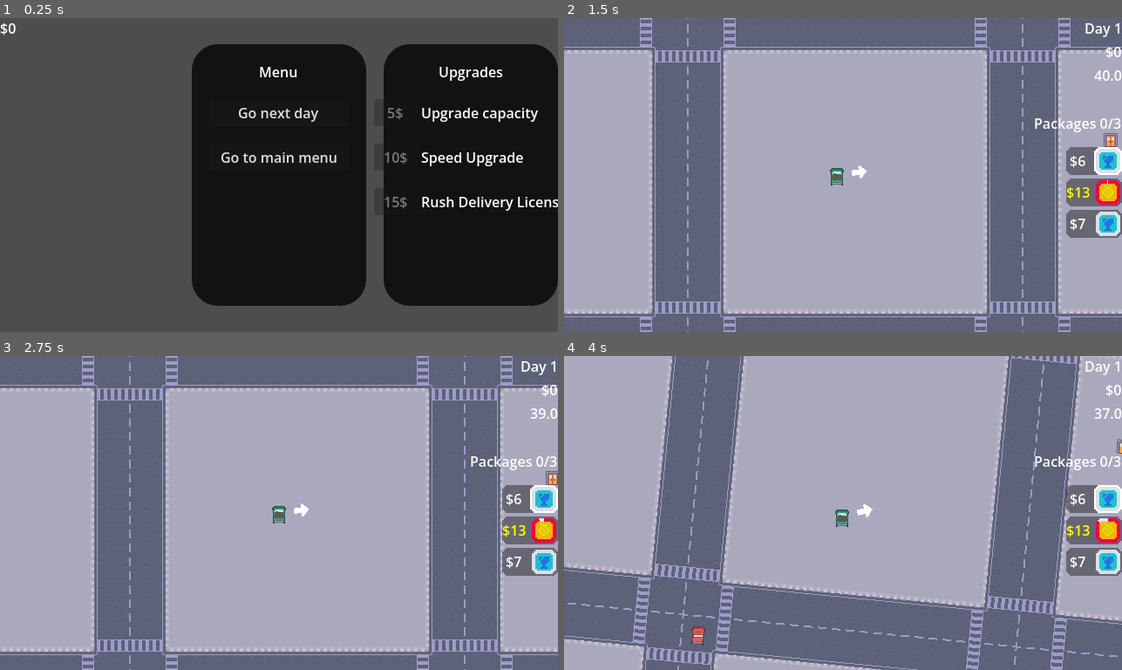
Above: before the commit, frames 1-4 (two rows, left to right).
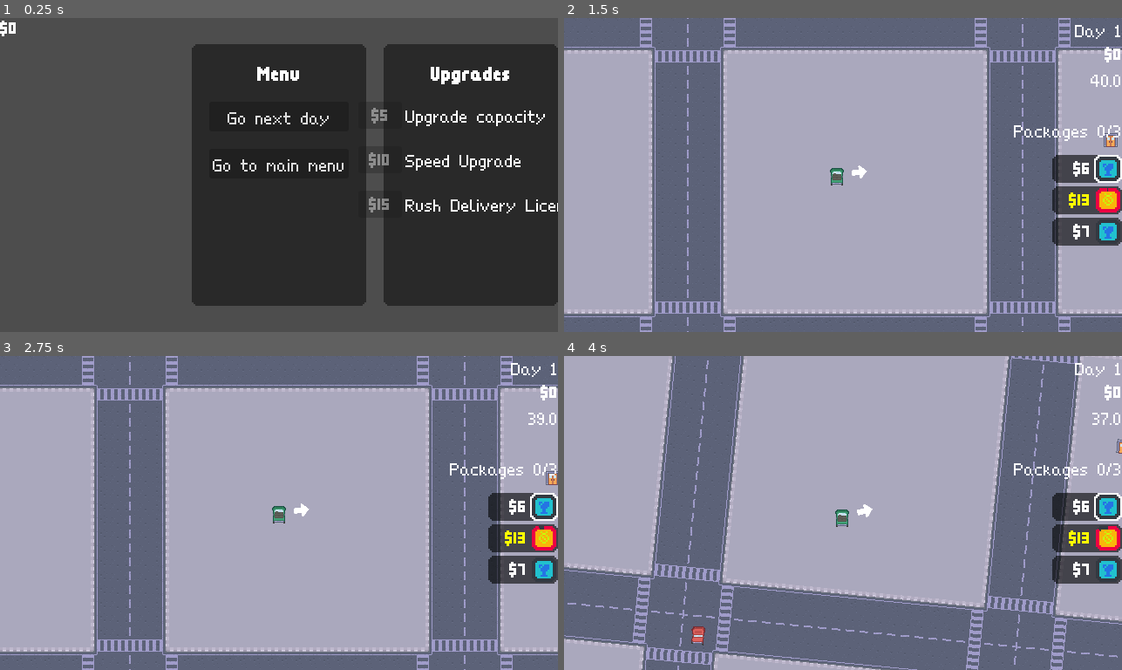
Above: after the commit, the same moments.

Repository: ruben-velasquez/rush-and-deliver
Game: Godot game, scene res://scenes/upgrade_menu.tscn
Same seed, same stepped clock (60 frames per second), same inputs: the game is played once before the commit and once after it. This scene is started directly instead of the project's main scene.
Inputs:
- Up to frame 1 (0.25 s): no input
- Up to frame 2 (1.5 s): click "Go to main menu" at 0.5 s; click "Start" at 1.25 s
- Up to frame 3 (2.75 s): hold D (right) from 2.03 s (still down)
- Up to frame 4 (4 s): tap Enter at 2.75 s; release D (right) at 2.78 s; hold S (down) 2.78-3.53 s; hold D (right) from 3.53 s (still down)

The runs differ from the first frame. In frame 1, 4.0% of the frame differs, in the area x 0-100%, y 0-92%; in frame 2, 4.3%, in the area x 80-100%, y 1-73%; in frame 3, 4.3%; in frame 4, 4.3%.

Commit message:
feat(ui): add pixel fonts for menus

Diff:
--- /dev/null
+++ b/Themes/bold_label.tres
@@ -0,0 +1,7 @@
+[gd_resource type="LabelSettings" format=3 uid="uid://dxuhccns20xjt"]
+
+[ext_resource type="FontFile" uid="uid://cii5lx74hbeme" path="res://fonts/Retro2.ttf" id="1_6mqpx"]
+
+[resource]
+font = ExtResource("1_6mqpx")
+font_size = 64
--- /dev/null
+++ b/Themes/bold_theme.tres
@@ -0,0 +1,7 @@
+[gd_resource type="Theme" format=3 uid="uid://neqkt8wtm3g2"]
+
+[ext_resource type="FontFile" uid="uid://c0o2fmfu3ws2e" path="res://fonts/Retro5.ttf" id="1_0pt7r"]
+
+[resource]
+default_font = ExtResource("1_0pt7r")
+default_font_size = 32
--- /dev/null
+++ b/Themes/bolder_label.tres
@@ -0,0 +1,7 @@
+[gd_resource type="LabelSettings" format=3 uid="uid://be0wqcvpuy1y4"]
+
+[ext_resource type="FontFile" uid="uid://c0o2fmfu3ws2e" path="res://fonts/Retro5.ttf" id="1_ifyyt"]
+
+[resource]
+font = ExtResource("1_ifyyt")
+font_size = 32
--- /dev/null
+++ b/Themes/money_theme.tres
@@ -0,0 +1,11 @@
+[gd_resource type="Theme" format=3 uid="uid://bfck3uu58nkqx"]
+
+[ext_resource type="FontFile" uid="uid://cii5lx74hbeme" path="res://fonts/Retro2.ttf" id="1_f7ssh"]
+
+[sub_resource type="FontVariation" id="FontVariation_f7ssh"]
+base_font = ExtResource("1_f7ssh")
+spacing_top = -9
+
+[resource]
+default_font = SubResource("FontVariation_f7ssh")
+default_font_size = 40
--- a/Themes/popup_theme.tres
+++ b/Themes/popup_theme.tres
@@ -1,7 +1,13 @@
-[gd_resource type="StyleBoxFlat" format=3 uid="uid://biwmc72m52d64"]
+[gd_resource type="StyleBoxTexture" format=3 uid="uid://biwmc72m52d64"]
+
+[ext_resource type="Texture2D" uid="uid://lqbwcn5mf2g4" path="res://assets/pixel_panel.png" id="1_4imvb"]
 
 [resource]
-corner_radius_top_left = 30
-corner_radius_top_right = 30
-corner_radius_bottom_right = 30
-corner_radius_bottom_left = 30
+texture = ExtResource("1_4imvb")
+texture_margin_left = 6.0
+texture_margin_top = 6.0
+texture_margin_right = 6.0
+texture_margin_bottom = 6.0
+axis_stretch_horizontal = 1
+region_rect = Rect2(0, 0, 32, 16)
+modulate_color = Color(0, 0, 0, 0.6039216)
--- /dev/null
+++ b/Themes/thin_label.tres
@@ -0,0 +1,7 @@
+[gd_resource type="LabelSettings" format=3 uid="uid://jd6rkmvlmdsk"]
+
+[ext_resource type="FontFile" uid="uid://bpe4d7416mucp" path="res://fonts/Retro4.ttf" id="1_0skiu"]
+
+[resource]
+font = ExtResource("1_0skiu")
+font_size = 32
--- /dev/null
+++ b/Themes/thin_theme.tres
@@ -0,0 +1,7 @@
+[gd_resource type="Theme" format=3 uid="uid://dxq1iwfqqk64s"]
+
+[ext_resource type="FontFile" uid="uid://bpe4d7416mucp" path="res://fonts/Retro4.ttf" id="1_m5o3c"]
+
+[resource]
+default_font = ExtResource("1_m5o3c")
+default_font_size = 32
--- a/scenes/finish_popup.tscn
+++ b/scenes/finish_popup.tscn
@@ -3,6 +3,8 @@
 [ext_resource type="Script" uid="uid://bk7l3nkmi2rqp" path="res://scripts/change_scene_button.gd" id="1_ifh4c"]
 [ext_resource type="Script" uid="uid://bu8my4i183i63" path="res://scripts/day_ended_popup.gd" id="1_vrxb5"]
 [ext_resource type="StyleBox" uid="uid://biwmc72m52d64" path="res://Themes/popup_theme.tres" id="2_ucxxj"]
+[ext_resource type="Theme" uid="uid://neqkt8wtm3g2" path="res://Themes/bold_theme.tres" id="3_eisdi"]
+[ext_resource type="Theme" uid="uid://dxq1iwfqqk64s" path="res://Themes/thin_theme.tres" id="4_pl7ld"]
 
 [node name="FinishPopup" type="Control" unique_id=537636974 node_paths=PackedStringArray("info")]
 layout_mode = 3
@@ -41,12 +43,13 @@
 
 [node name="Title" type="Label" parent="Panel/VBoxContainer" unique_id=2116667913]
 layout_mode = 2
-theme_override_font_sizes/font_size = 22
+theme = ExtResource("3_eisdi")
 text = "Day ended"
 horizontal_alignment = 1
 
 [node name="RichTextLabel" type="RichTextLabel" parent="Panel/VBoxContainer" unique_id=5753341]
 layout_mode = 2
+theme = ExtResource("4_pl7ld")
 bbcode_enabled = true
 text = "Food: [color=red]-15$[/color]
 Money: 50$"
@@ -55,18 +58,14 @@
 
 [node name="ContinueButton" type="Button" parent="Panel/VBoxContainer" unique_id=2143320266]
 layout_mode = 2
-theme_override_constants/outline_size = 10
-theme_override_constants/h_separation = 0
-theme_override_constants/icon_max_width = 50
+theme = ExtResource("4_pl7ld")
 text = "Continue"
 script = ExtResource("1_ifh4c")
 sceneToLoad = "uid://dr4qd4cw401nu"
 
 [node name="MainMenuButton" type="Button" parent="Panel/VBoxContainer" unique_id=1737862094]
 layout_mode = 2
-theme_override_constants/outline_size = 10
-theme_override_constants/h_separation = 0
-theme_override_constants/icon_max_width = 50
+theme = ExtResource("4_pl7ld")
 text = "Go to main menu"
 script = ExtResource("1_ifh4c")
 sceneToLoad = "uid://dn8dlbfrm5smc"
--- a/scenes/game_over_screen.tscn
+++ b/scenes/game_over_screen.tscn
@@ -4,6 +4,8 @@
 [ext_resource type="Script" uid="uid://bu8my4i183i63" path="res://scripts/day_ended_popup.gd" id="1_wa2qn"]
 [ext_resource type="Script" uid="uid://cxft821be6h1g" path="res://scripts/restart_game_button.gd" id="2_61w2s"]
 [ext_resource type="Script" uid="uid://bk7l3nkmi2rqp" path="res://scripts/change_scene_button.gd" id="3_wa2qn"]
+[ext_resource type="LabelSettings" uid="uid://be0wqcvpuy1y4" path="res://Themes/bolder_label.tres" id="3_xx0b3"]
+[ext_resource type="Theme" uid="uid://dxq1iwfqqk64s" path="res://Themes/thin_theme.tres" id="4_5i0af"]
 
 [node name="GameOverScreen" type="Control" unique_id=2100203153 node_paths=PackedStringArray("info")]
 layout_mode = 3
@@ -13,7 +15,7 @@
 grow_horizontal = 2
 grow_vertical = 2
 script = ExtResource("1_wa2qn")
-info = NodePath("Panel/VBoxContainer/RichTextLabel")
+info = NodePath("Panel/Content/VBoxContainer/RichTextLabel")
 
 [node name="Panel" type="Panel" parent="." unique_id=1195852545]
 self_modulate = Color(0.003921569, 0, 0, 0.7647059)
@@ -31,7 +33,21 @@
 grow_vertical = 2
 theme_override_styles/panel = ExtResource("1_iwahs")
 
-[node name="VBoxContainer" type="VBoxContainer" parent="Panel" unique_id=61910464]
+[node name="Content" type="Control" parent="Panel" unique_id=1664439548]
+layout_mode = 1
+anchors_preset = 8
+anchor_left = 0.5
+anchor_top = 0.5
+anchor_right = 0.5
+anchor_bottom = 0.5
+offset_left = -115.0
+offset_top = -145.0
+offset_right = 115.0
+offset_bottom = 145.0
+grow_horizontal = 2
+grow_vertical = 2
+
+[node name="VBoxContainer" type="VBoxContainer" parent="Panel/Content" unique_id=61910464]
 layout_mode = 1
 anchors_preset = 15
 anchor_right = 1.0
@@ -40,26 +56,31 @@
 grow_vertical = 2
 theme_override_constants/separation = 20
 
-[node name="Label" type="Label" parent="Panel/VBoxContainer" unique_id=1541022595]
+[node name="Label" type="Label" parent="Panel/Content/VBoxContainer" unique_id=1541022595]
 layout_mode = 2
 theme_override_font_sizes/font_size = 22
 text = "Game Over"
+label_settings = ExtResource("3_xx0b3")
 horizontal_alignment = 1
 
-[node name="RichTextLabel" type="RichTextLabel" parent="Panel/VBoxContainer" unique_id=1852921387]
+[node name="RichTextLabel" type="RichTextLabel" parent="Panel/Content/VBoxContainer" unique_id=1852921387]
 layout_mode = 2
+theme = ExtResource("4_5i0af")
+theme_override_colors/default_color = Color(1, 1, 1, 1)
 bbcode_enabled = true
 text = "[Info]"
 fit_content = true
 horizontal_alignment = 1
 
-[node name="TryAgainButton" type="Button" parent="Panel/VBoxContainer" unique_id=1873165246]
+[node name="TryAgainButton" type="Button" parent="Panel/Content/VBoxContainer" unique_id=1873165246]
 layout_mode = 2
+theme = ExtResource("4_5i0af")
 text = "Try again"
 script = ExtResource("2_61w2s")
 
-[node name="MainMenuButton" type="Button" parent="Panel/VBoxContainer" unique_id=613103596]
+[node name="MainMenuButton" type="Button" parent="Panel/Content/VBoxContainer" unique_id=613103596]
 layout_mode = 2
+theme = ExtResource("4_5i0af")
 text = "Go to main menu"
 script = ExtResource("3_wa2qn")
 sceneToLoad = "uid://dn8dlbfrm5smc"
--- a/scenes/game_ui.tscn
+++ b/scenes/game_ui.tscn
@@ -1,8 +1,10 @@
 [gd_scene format=3 uid="uid://y57ny3m78jgd"]
 
+[ext_resource type="LabelSettings" uid="uid://jd6rkmvlmdsk" path="res://Themes/thin_label.tres" id="1_djwj0"]
 [ext_resource type="Script" uid="uid://cm563ne4yrfyj" path="res://scripts/day_label.gd" id="1_u001w"]
 [ext_resource type="Script" uid="uid://dm8n6p04kyns1" path="res://scripts/money_label.gd" id="1_yubou"]
 [ext_resource type="Script" uid="uid://kfwi6o6bgg5" path="res://scripts/timer.gd" id="2_rns2u"]
+[ext_resource type="Theme" uid="uid://bfck3uu58nkqx" path="res://Themes/money_theme.tres" id="3_e0pfi"]
 [ext_resource type="Script" uid="uid://cudx08m51indf" path="res://scripts/packages_info.gd" id="4_u2dgd"]
 [ext_resource type="Script" uid="uid://530o6888woxd" path="res://scripts/upgrades_ui.gd" id="5_bt76a"]
 
@@ -35,11 +37,13 @@
 [node name="DayLabel" type="Label" parent="Layout/Info" unique_id=1175414367]
 layout_mode = 2
 text = "Day 1"
+label_settings = ExtResource("1_djwj0")
 horizontal_alignment = 2
 script = ExtResource("1_u001w")
 
 [node name="MoneyLabel" type="Label" parent="Layout/Info" unique_id=1811965428]
 layout_mode = 2
+theme = ExtResource("3_e0pfi")
 text = "$0"
 horizontal_alignment = 2
 script = ExtResource("1_yubou")
@@ -47,6 +51,7 @@
 [node name="TimerLabel" type="Label" parent="Layout/Info" unique_id=1624639429 node_paths=PackedStringArray("timer")]
 layout_mode = 2
 text = "0:00"
+label_settings = ExtResource("1_djwj0")
 horizontal_alignment = 2
 script = ExtResource("2_rns2u")
 timer = NodePath("Timer")
@@ -65,6 +70,7 @@
 [node name="PackagesLabel" type="Label" parent="Layout/PackagesInfo" unique_id=20969400]
 layout_mode = 2
 text = "Packages 0/3"
+label_settings = ExtResource("1_djwj0")
 horizontal_alignment = 2
 
 [node name="PackagesStatus" type="VBoxContainer" parent="Layout/PackagesInfo" unique_id=1437862609]
@@ -76,6 +82,7 @@
 layout_mode = 2
 text = "All packages are shipped.
 Go to the shipping office"
+label_settings = ExtResource("1_djwj0")
 horizontal_alignment = 2
 
 [node name="Upgrades" type="HBoxContainer" parent="." unique_id=1954800613]
--- a/scenes/main_menu.tscn
+++ b/scenes/main_menu.tscn
@@ -2,6 +2,7 @@
 
 [ext_resource type="Script" uid="uid://cft86kstfxmbc" path="res://scripts/scene_manager.gd" id="1_bqqt6"]
 [ext_resource type="Script" uid="uid://bk7l3nkmi2rqp" path="res://scripts/change_scene_button.gd" id="1_ekxnf"]
+[ext_resource type="Theme" uid="uid://dxq1iwfqqk64s" path="res://Themes/thin_theme.tres" id="2_bqqt6"]
 
 [node name="Scene" type="Node2D" unique_id=1615516784]
 script = ExtResource("1_bqqt6")
@@ -32,12 +33,14 @@
 
 [node name="StartButton" type="Button" parent="CanvasLayer/MainMenu/VBoxContainer" unique_id=1352524173]
 layout_mode = 2
+theme = ExtResource("2_bqqt6")
 text = "Start"
 script = ExtResource("1_ekxnf")
 sceneToLoad = "uid://ct2fvys2eo5d4"
 
 [node name="ExitButton" type="Button" parent="CanvasLayer/MainMenu/VBoxContainer" unique_id=1880869476]
 layout_mode = 2
+theme = ExtResource("2_bqqt6")
 text = "Exit"
 script = ExtResource("1_ekxnf")
 buttonType = 1
--- a/scenes/package_icon.tscn
+++ b/scenes/package_icon.tscn
@@ -1,14 +1,11 @@
 [gd_scene format=3 uid="uid://jbvay8bpua7p"]
 
 [ext_resource type="Texture2D" uid="uid://b7odf3tayqn8v" path="res://assets/package_properties_icons.png" id="1_2jlq2"]
-[ext_resource type="Texture2D" uid="uid://lqbwcn5mf2g4" path="res://assets/pixel_panel.png" id="1_tomo5"]
+[ext_resource type="StyleBox" uid="uid://biwmc72m52d64" path="res://Themes/popup_theme.tres" id="1_ll1fo"]
 [ext_resource type="Texture2D" uid="uid://dv0rhu8kpl5pi" path="res://assets/icon_fill.png" id="2_8jd6q"]
 [ext_resource type="Script" uid="uid://c7gf8xcdxld16" path="res://scripts/package_icon.gd" id="3_8jd6q"]
 [ext_resource type="Texture2D" uid="uid://lrpt8dw3fa4j" path="res://assets/icon_selected_outline.png" id="4_d0foq"]
-
-[sub_resource type="StyleBoxTexture" id="StyleBoxTexture_ll1fo"]
-texture = ExtResource("1_tomo5")
-modulate_color = Color(0, 0, 0, 0.39215687)
+[ext_resource type="Theme" uid="uid://bfck3uu58nkqx" path="res://Themes/money_theme.tres" id="5_ll1fo"]
 
 [sub_resource type="AtlasTexture" id="AtlasTexture_8jd6q"]
 atlas = ExtResource("1_2jlq2")
@@ -31,12 +28,12 @@
 region = Rect2(0, 32, 16, 16)
 
 [node name="Panel" type="Panel" unique_id=1816813380 node_paths=PackedStringArray("progress_bar", "reward_label")]
-custom_minimum_size = Vector2(64, 32)
+custom_minimum_size = Vector2(80, 32)
 offset_left = 9.0
 offset_top = 32.0
 offset_right = 73.0
 offset_bottom = 64.0
-theme_override_styles/panel = SubResource("StyleBoxTexture_ll1fo")
+theme_override_styles/panel = ExtResource("1_ll1fo")
 script = ExtResource("3_8jd6q")
 progress_bar = NodePath("HBoxContainer/PackageIcon")
 reward_label = NodePath("HBoxContainer/Reward")
@@ -47,17 +44,21 @@
 seleted_outline = ExtResource("4_d0foq")
 
 [node name="HBoxContainer" type="HBoxContainer" parent="." unique_id=842972389]
-layout_mode = 0
-offset_right = 64.0
-offset_bottom = 32.0
+layout_mode = 1
+anchors_preset = 15
+anchor_right = 1.0
+anchor_bottom = 1.0
+grow_horizontal = 2
+grow_vertical = 2
 
 [node name="Reward" type="RichTextLabel" parent="HBoxContainer" unique_id=104473162]
-custom_minimum_size = Vector2(28, 0)
+custom_minimum_size = Vector2(44, 0)
 layout_mode = 2
+theme = ExtResource("5_ll1fo")
 bbcode_enabled = true
-text = "1$"
+text = "$1"
 fit_content = true
-horizontal_alignment = 1
+horizontal_alignment = 2
 vertical_alignment = 1
 
 [node name="PackageIcon" type="TextureProgressBar" parent="HBoxContainer" unique_id=1394721140]
--- a/scenes/upgrade_menu.tscn
+++ b/scenes/upgrade_menu.tscn
@@ -3,8 +3,11 @@
 [ext_resource type="Script" uid="uid://cft86kstfxmbc" path="res://scripts/scene_manager.gd" id="1_ksfom"]
 [ext_resource type="StyleBox" uid="uid://biwmc72m52d64" path="res://Themes/popup_theme.tres" id="2_0e30j"]
 [ext_resource type="Script" uid="uid://bk7l3nkmi2rqp" path="res://scripts/change_scene_button.gd" id="3_0e30j"]
+[ext_resource type="LabelSettings" uid="uid://be0wqcvpuy1y4" path="res://Themes/bolder_label.tres" id="3_chbti"]
+[ext_resource type="Theme" uid="uid://dxq1iwfqqk64s" path="res://Themes/thin_theme.tres" id="4_ethjp"]
 [ext_resource type="Script" uid="uid://yd5kqcmi4g3r" path="res://scripts/upgrades_shop.gd" id="4_ixicc"]
 [ext_resource type="Script" uid="uid://dm8n6p04kyns1" path="res://scripts/money_label.gd" id="5_6vqdt"]
+[ext_resource type="Theme" uid="uid://bfck3uu58nkqx" path="res://Themes/money_theme.tres" id="7_ethjp"]
 
 [node name="Scene" type="Node2D" unique_id=682139572]
 script = ExtResource("1_ksfom")
@@ -38,16 +41,19 @@
 [node name="Label" type="Label" parent="CanvasLayer/MainPanel/VBoxContainer" unique_id=2024790595]
 layout_mode = 2
 text = "Menu"
+label_settings = ExtResource("3_chbti")
 horizontal_alignment = 1
 
 [node name="NextDayButton" type="Button" parent="CanvasLayer/MainPanel/VBoxContainer" unique_id=486614923]
 layout_mode = 2
+theme = ExtResource("4_ethjp")
 text = "Go next day"
 script = ExtResource("3_0e30j")
 buttonType = 2
 
 [node name="MainMenuButton" type="Button" parent="CanvasLayer/MainPanel/VBoxContainer" unique_id=435839579]
 layout_mode = 2
+theme = ExtResource("4_ethjp")
 text = "Go to main menu"
 script = ExtResource("3_0e30j")
 sceneToLoad = "uid://dn8dlbfrm5smc"
@@ -82,6 +88,7 @@
 [node name="Label" type="Label" parent="CanvasLayer/UpgradesPanel/VBoxContainer" unique_id=462385176]
 layout_mode = 2
 text = "Upgrades"
+label_settings = ExtResource("3_chbti")
 horizontal_alignment = 1
 
 [node name="Upgrades" type="VBoxContainer" parent="CanvasLayer/UpgradesPanel/VBoxContainer" unique_id=1839415359]
@@ -92,5 +99,6 @@
 [node name="MoneyLabel" type="Label" parent="CanvasLayer" unique_id=1720780890]
 offset_right = 40.0
 offset_bottom = 23.0
-text = "Money: 0$"
+theme = ExtResource("7_ethjp")
+text = "0$"
 script = ExtResource("5_6vqdt")
--- a/scenes/upgrade_option.tscn
+++ b/scenes/upgrade_option.tscn
@@ -1,6 +1,8 @@
 [gd_scene format=3 uid="uid://dh245rqn3t2p6"]
 
 [ext_resource type="Script" uid="uid://74e6pktsngf8" path="res://scripts/upgrade_option.gd" id="1_4noig"]
+[ext_resource type="Theme" uid="uid://bfck3uu58nkqx" path="res://Themes/money_theme.tres" id="2_4b4l4"]
+[ext_resource type="LabelSettings" uid="uid://jd6rkmvlmdsk" path="res://Themes/thin_label.tres" id="3_tlqjr"]
 
 [node name="UpgradeOption" type="HBoxContainer" unique_id=821656226 node_paths=PackedStringArray("purchase_button", "label")]
 script = ExtResource("1_4noig")
@@ -10,9 +12,11 @@
 [node name="PurchaseButton" type="Button" parent="." unique_id=2109010948]
 custom_minimum_size = Vector2(50, 0)
 layout_mode = 2
-text = "?$"
+theme = ExtResource("2_4b4l4")
+text = "$?"
 
 [node name="UpgradeName" type="Label" parent="." unique_id=1066972798]
 layout_mode = 2
 mouse_filter = 1
 text = "Upgrade Name"
+label_settings = ExtResource("3_tlqjr")
--- a/scripts/upgrade_option.gd
+++ b/scripts/upgrade_option.gd
@@ -12,7 +12,7 @@
 
 	label.text = _upgrade.name
 	label.tooltip_text = _upgrade.get_description()
-	purchase_button.text = "%s$" % UpgradesManager.get_upgrade_price(_upgrade)
+	purchase_button.text = "$%s" % UpgradesManager.get_upgrade_price(_upgrade)
 
 	measure_availability()
 	UpgradesManager.on_upgrades_change.connect(measure_availability)
Binary file changed: assets/package_properties_icons.png
Binary file changed: assets/pixel_panel.png
Binary file added: fonts/Retro2.ttf
Not shown, added: fonts/Retro2.ttf.import
Binary file added: fonts/Retro4.ttf
Not shown, added: fonts/Retro4.ttf.import
Binary file added: fonts/Retro5.ttf
Not shown, added: fonts/Retro5.ttf.import
